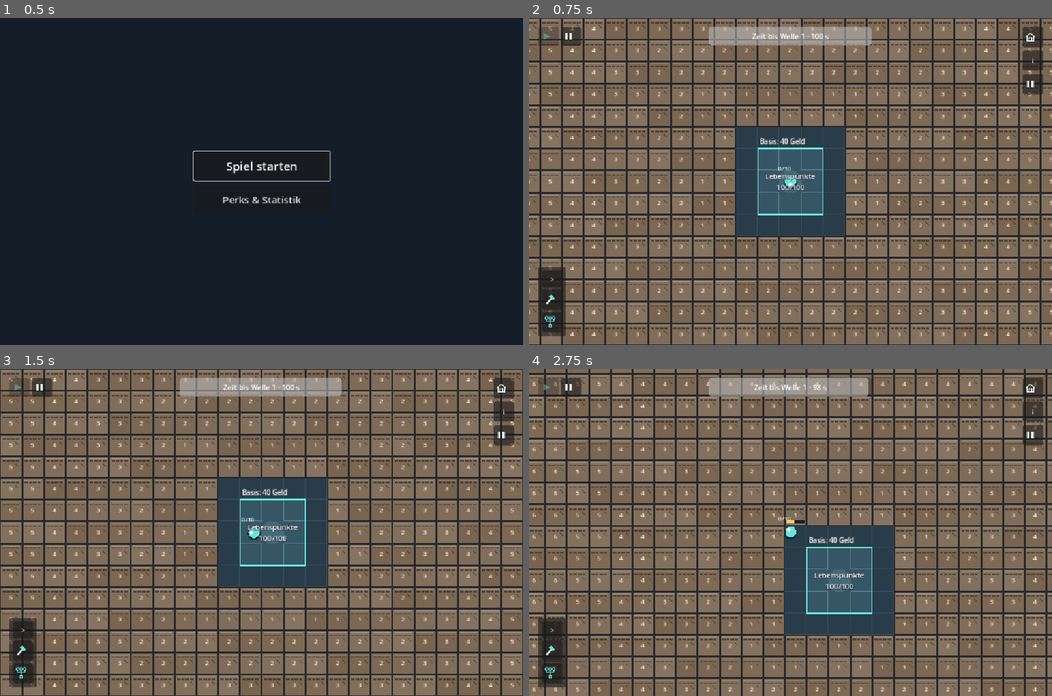
Above: before the commit, frames 1-4 (two rows, left to right).
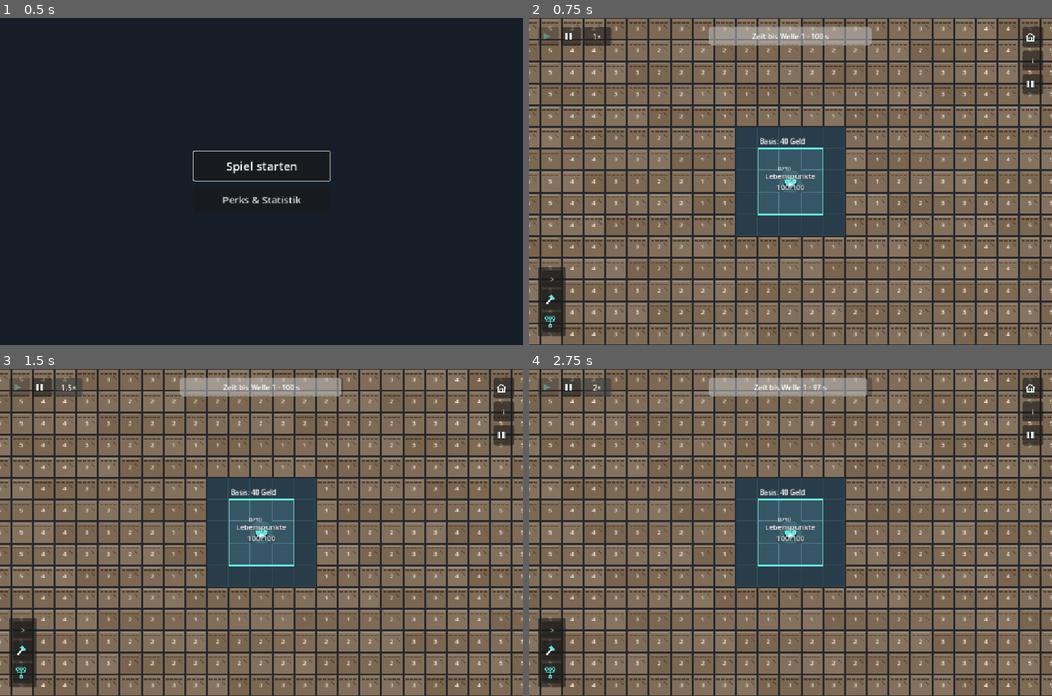
Above: after the commit, the same moments.

Repository: FutuRazor/miner
Game: Godot game, scene res://scenes/start_menu.tscn
The game is run twice, just before and just after one commit, with the same random seed, the same clock (stepped at 60 frames per second) and the same inputs.
Inputs (mouse positions are in pixels of both pictures, inside the frame that each line leads up to):
- Up to frame 1 (0.5 s): no input
- Up to frame 2 (0.75 s): click "Spiel starten" at 0.5 s
- Up to frame 3 (1.5 s): click (67, 388) at 1.25 s, where only the run after the commit has a clickable "1×"
- Up to frame 4 (2.75 s): click (596, 388) at 2 s, where only the run after the commit has a clickable "1,5×"

Frame 1 is identical in both runs. In frame 2, 0.3% of the frame differs, in the area x 10-16%, y 2-9%; in frame 3, 24%; in frame 4, 50%, in the area x 0-100%, y 0-100%.

Commit message:
Add game speed control

Diff:
--- a/scripts/world.gd
+++ b/scripts/world.gd
@@ -16,6 +16,10 @@
 var game_over_screen: CanvasLayer
 var play_button: Button
 var pause_button: Button
+const GAME_SPEEDS := [1.0, 1.5, 2.0, 3.0]
+var game_speed_index := 0
+var speed_button: Button
+var normal_physics_rate := Engine.physics_ticks_per_second
 var main_menu_button: Button
 var return_dialog_open := false
 @export_range(0, 100000, 1) var collector_cost: int = 30
@@ -103,6 +107,7 @@
 
 
 func _ready() -> void:
+	Engine.time_scale = 1.0
 	base_health = base_max_health
 	RenderingServer.set_default_clear_color(Color("151e28"))
 	# The existing base occupies all nine central cells, but stays walkable.
@@ -1067,6 +1072,14 @@
 	pause_button.focus_mode = Control.FOCUS_NONE
 	playback.add_child(pause_button)
 	pause_button.pressed.connect(_set_paused.bind(true))
+	speed_button = Button.new()
+	speed_button.name = "Speed"
+	speed_button.text = "1×"
+	speed_button.tooltip_text = "Spieltempo wechseln: 1× → 1,5× → 2× → 3×"
+	speed_button.custom_minimum_size = Vector2(60, 40)
+	speed_button.focus_mode = Control.FOCUS_NONE
+	playback.add_child(speed_button)
+	speed_button.pressed.connect(_cycle_game_speed)
 	_update_pause_controls()
 	wave_timer = preload("res://scripts/wave_timer.gd").new()
 	wave_timer.name = "WaveTimer"
@@ -1255,6 +1268,22 @@
 	wave_pause_button.tooltip_text = "Wellentimer fortsetzen" if value else "Wellentimer anhalten"
 
 
+func _cycle_game_speed() -> void:
+	if is_game_over or return_dialog_open:
+		return
+	game_speed_index = (game_speed_index + 1) % GAME_SPEEDS.size()
+	var speed: float = GAME_SPEEDS[game_speed_index]
+	Engine.time_scale = speed
+	# Keep simulation steps equally small at higher speed.
+	Engine.physics_ticks_per_second = roundi(normal_physics_rate * speed)
+	speed_button.text = ["1×", "1,5×", "2×", "3×"][game_speed_index]
+
+
+func _exit_tree() -> void:
+	Engine.time_scale = 1.0
+	Engine.physics_ticks_per_second = normal_physics_rate
+
+
 func _set_paused(value: bool) -> void:
 	if is_game_over or (return_dialog_open and not value):
 		return
@@ -1270,6 +1299,7 @@
 func _update_pause_controls() -> void:
 	play_button.disabled = is_game_over or return_dialog_open or not get_tree().paused
 	pause_button.disabled = is_game_over or return_dialog_open or get_tree().paused
+	speed_button.disabled = is_game_over or return_dialog_open
 	if is_instance_valid(main_menu_button):
 		main_menu_button.disabled = is_game_over or return_dialog_open
 	if is_instance_valid(wave_pause_button):
--- /dev/null
+++ b/tests/game_speed_test.gd
@@ -0,0 +1,47 @@
+extends SceneTree
+
+func _initialize() -> void:
+	call_deferred("_run")
+
+func _run() -> void:
+	root.get_node("MetaStats").persistence_enabled = false
+	var initial_rate := Engine.physics_ticks_per_second
+	var world = load("res://scenes/main.tscn").instantiate()
+	root.add_child(world)
+	world.set_physics_process(false)
+	world.get_node("Player").set_physics_process(false)
+	world.wave_timer.set_physics_process(false)
+	assert(Engine.time_scale == 1.0 and world.speed_button.text == "1×")
+	for frame in 4:
+		await process_frame
+	assert(world.speed_button.get_parent() == world.pause_button.get_parent())
+	assert(world.speed_button.position.x >= world.pause_button.get_rect().end.x)
+	var speeds := [1.5, 2.0, 3.0, 1.0]
+	var labels := ["1,5×", "2×", "3×", "1×"]
+	for index in speeds.size():
+		world.speed_button.pressed.emit()
+		assert(Engine.time_scale == speeds[index])
+		assert(Engine.physics_ticks_per_second == roundi(initial_rate * speeds[index]))
+		assert(world.speed_button.text == labels[index])
+	world._set_paused(true)
+	assert(world.speed_button.can_process())
+	world.speed_button.pressed.emit()
+	assert(paused and Engine.time_scale == 1.5)
+	world._set_paused(false)
+	assert(not paused and Engine.time_scale == 1.5)
+	world.return_dialog_open = true
+	world._update_pause_controls()
+	assert(world.speed_button.disabled)
+	world._cycle_game_speed()
+	assert(Engine.time_scale == 1.5)
+	world.return_dialog_open = false
+	world.damage_base(100)
+	assert(world.speed_button.disabled)
+	world._cycle_game_speed()
+	assert(Engine.time_scale == 1.5)
+	world.queue_free()
+	await process_frame
+	assert(Engine.time_scale == 1.0 and Engine.physics_ticks_per_second == initial_rate)
+	paused = false
+	print("PASS: speed toolbar placement, exact cycle, scaled physics rate, pause, modal/game-over guard and scene cleanup")
+	quit()
Not shown, added: tests/game_speed_test.gd.uid
